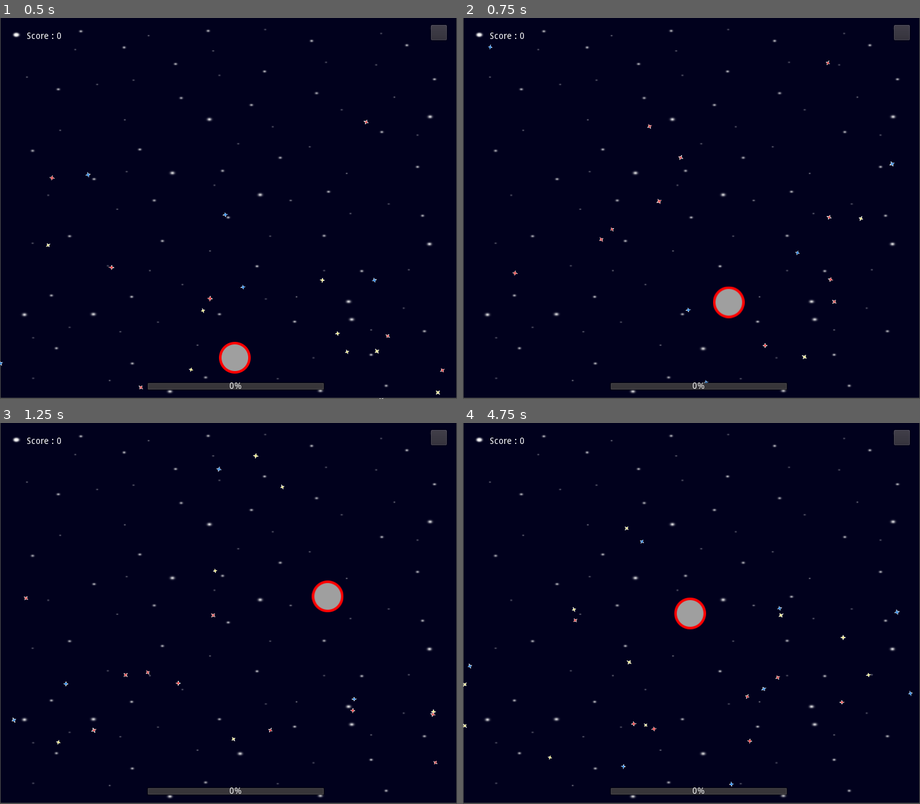
Above: before the commit, frames 1-4 (two rows, left to right).
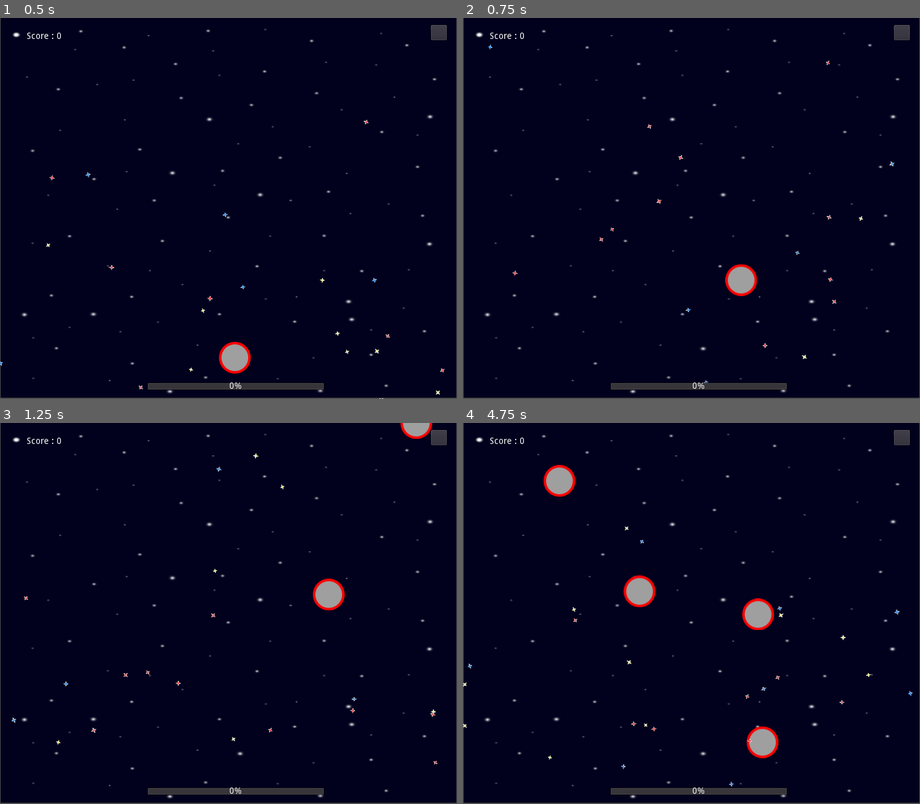
Above: after the commit, the same moments.

Repository: Avelinimus/Universe
Game: Godot game, scene res://Scenes/Mian.tscn
Same seed, same stepped clock (60 frames per second), same inputs: the game is played once before the commit and once after it.
Inputs (mouse positions are in pixels of both pictures, inside the frame that each line leads up to):
- Up to frame 1 (0.5 s): no input
- Up to frame 2 (0.75 s): move the mouse to (792, 189) at 0.52 s; press the mouse at (792, 189) at 0.53 s
- Up to frame 3 (1.25 s): no input
- Up to frame 4 (4.75 s): move the mouse to (600, 632) at 1.27 s; release the mouse at (600, 632) at 1.28 s; click (600, 632) at 1.35 s; move the mouse to (737, 529) at 2.02 s; press the mouse at (737, 529) at 2.03 s; move the mouse to (668, 689) at 2.77 s; release the mouse at (668, 689) at 2.78 s; click (668, 689) at 2.85 s; move the mouse to (828, 670) at 3.52 s; press the mouse at (828, 670) at 3.53 s; move the mouse to (554, 556) at 4.27 s; release the mouse at (554, 556) at 4.28 s; click (554, 556) at 4.35 s

Frame 1 is identical in both runs. In frame 2, 0.9% of the frame differs, in the area x 54-65%, y 64-79%; in frame 3, 0.4%; in frame 4, 2.4%, in the area x 17-70%, y 11-88%.

Commit message:
spawn of asteroids

Diff:
--- a/Scenes/Background/Stars.tscn
+++ b/Scenes/Background/Stars.tscn
@@ -1,10 +1,10 @@
 [gd_scene load_steps=6 format=2]
 
 [ext_resource path="res://Image/Background/red_star.png" type="Texture" id=1]
-[ext_resource path="res://Image/Background/blue_star.png" type="Texture" id=2]
-[ext_resource path="res://Image/Background/yellow_star.png" type="Texture" id=3]
+[ext_resource path="res://Image/Background/yellow_star.png" type="Texture" id=2]
+[ext_resource path="res://Image/Background/blue_star.png" type="Texture" id=3]
 
-[sub_resource type="GDScript" id=2]
+[sub_resource type="GDScript" id=1]
 script/source = "extends Node2D
 
 var timer = 0
@@ -27,7 +27,7 @@
 
 "
 
-[sub_resource type="SpriteFrames" id=3]
+[sub_resource type="SpriteFrames" id=2]
 animations = [ {
 "frames": [ ExtResource( 1 ) ],
 "loop": true,
@@ -36,21 +36,21 @@
 }, {
 "frames": [ ExtResource( 2 ) ],
 "loop": true,
-"name": "Blue",
+"name": "Yell",
 "speed": 5.0
 }, {
 "frames": [ ExtResource( 3 ) ],
 "loop": true,
-"name": "Yell",
+"name": "Blue",
 "speed": 5.0
 } ]
 
 [node name="Stars" type="Node2D"]
 scale = Vector2( 0.2, 0.2 )
-script = SubResource( 2 )
+script = SubResource( 1 )
 
 [node name="AnimatedSprite" type="AnimatedSprite" parent="."]
-frames = SubResource( 3 )
+frames = SubResource( 2 )
 animation = "Yell"
 
 [node name="Destroy" type="Timer" parent="."]
--- a/Scenes/Mian.tscn
+++ b/Scenes/Mian.tscn
@@ -16,8 +16,8 @@
 	pass
 
 # Called every frame. 'delta' is the elapsed time since the previous frame.
-func _process(delta):
-	pass
+#func _process(delta):
+#	pass
 	#score += score + delta
 	#$HUD/Score.text = \"Score : \" + str(score)
 "
--- a/Scenes/Player/Player.tscn
+++ b/Scenes/Player/Player.tscn
@@ -4,9 +4,10 @@
 [ext_resource path="res://Image/Player/Circle.png" type="Texture" id=2]
 
 [sub_resource type="CircleShape2D" id=1]
-radius = 25.3917
+radius = 24.7011
 
 [node name="Player" type="KinematicBody2D"]
+collision/safe_margin = 25.938
 script = ExtResource( 1 )
 
 [node name="Sprite" type="Sprite" parent="."]
--- /dev/null
+++ b/Scenes/Solid/Asteroid.tscn
@@ -0,0 +1,27 @@
+[gd_scene load_steps=5 format=2]
+
+[ext_resource path="res://Scripts/Solids/Asteroid.gd" type="Script" id=1]
+[ext_resource path="res://Image/Player/Circle.png" type="Texture" id=2]
+
+[sub_resource type="SpriteFrames" id=1]
+animations = [ {
+"frames": [ ExtResource( 2 ) ],
+"loop": true,
+"name": "default",
+"speed": 5.0
+} ]
+
+[sub_resource type="CircleShape2D" id=2]
+radius = 25.0681
+
+[node name="Asteroid" type="KinematicBody2D" groups=[
+"Solid",
+]]
+collision/safe_margin = 10.344
+script = ExtResource( 1 )
+
+[node name="AnimatedSprite" type="AnimatedSprite" parent="."]
+frames = SubResource( 1 )
+
+[node name="CollisionShape2D" type="CollisionShape2D" parent="."]
+shape = SubResource( 2 )
--- a/Scripts/Background.gd
+++ b/Scripts/Background.gd
@@ -3,8 +3,10 @@
 # Declare member variables here. Examples:
 # var a = 2
 var screen_size
-var timer = 0
+var asteroids_count = 0
 onready var Star = preload("res://Scenes/Background/Stars.tscn")
+onready var Asteroids = preload("res://Scenes/Solid/Asteroid.tscn")
+
 
 func add_star(): # Spawn star on background
 	var star = Star.instance()
@@ -12,8 +14,21 @@
 	star.position.y = int(rand_range(0, screen_size.y))
 	add_child(star)
 
+func add_asteroids(): # Spawn asteroids on background
+	var asteroids = Asteroids.instance()
+	asteroids.position.x = int(rand_range(0, screen_size.x))
+	asteroids.position.y = int(rand_range(-50, -25))
+	if asteroids_count > 60: # Spawn count of asteroids
+		add_child(asteroids)
+		asteroids_count = 0
+	asteroids_count += 1
+	print(asteroids_count)
+
+
 func _ready():
 	screen_size = get_viewport_rect().size
 
 func _process(delta):
 	add_star()
+
+	add_asteroids()
--- a/Scripts/Player.gd
+++ b/Scripts/Player.gd
@@ -1,9 +1,12 @@
 extends KinematicBody2D
-
-export (int) var speed = 500
+export (int) var speed = 700
+#var evolve = ['asteroid', 'meteor', 'planet', 'star', 'hole']
 var target = Vector2(370, 535) # Start position
 var velocity = Vector2()
 var screen_size
+
+func player_evolve():
+	pass
 
 func player_move():
 	if Input.is_action_pressed('click'): # Rework for android
@@ -14,12 +17,13 @@
 	if (target - position).length() > 5:
 		velocity = move_and_slide(velocity)
 
-
 func _ready():
 	screen_size = get_viewport_rect().size
 
 # warning-ignore:unused_argument
 func _process(delta):
 	player_move()
+
+
 	position.x = clamp(position.x, 25, screen_size.x - 25)
 	position.y = clamp(position.y, 25, screen_size.y - 25)
--- /dev/null
+++ b/Scripts/Solids/Asteroid.gd
@@ -0,0 +1,16 @@
+extends KinematicBody2D
+
+var screen_size
+var asteroid_evolve = 1
+var velocity = Vector2(0, 200)
+
+func _on_body_entered(delta): # when colide asteroids
+	var colider = move_and_collide(velocity * delta)
+	if colider:
+		queue_free()
+
+func _ready():
+	screen_size = get_viewport_rect().size
+
+func _process(delta):
+	_on_body_entered(delta)
--- a/project.godot
+++ b/project.godot
@@ -22,7 +22,10 @@
 [display]
 
 window/size/width=720
+window/dpi/allow_hidpi=true
 window/handheld/orientation="sensor_landscape"
+window/stretch/mode="2d"
+window/stretch/aspect="keep_width"
 
 [input]
 
Not shown, added: export_presets.cfg
Not shown, added: exe/universe.exe
Not shown, added: exe/universe.pck
